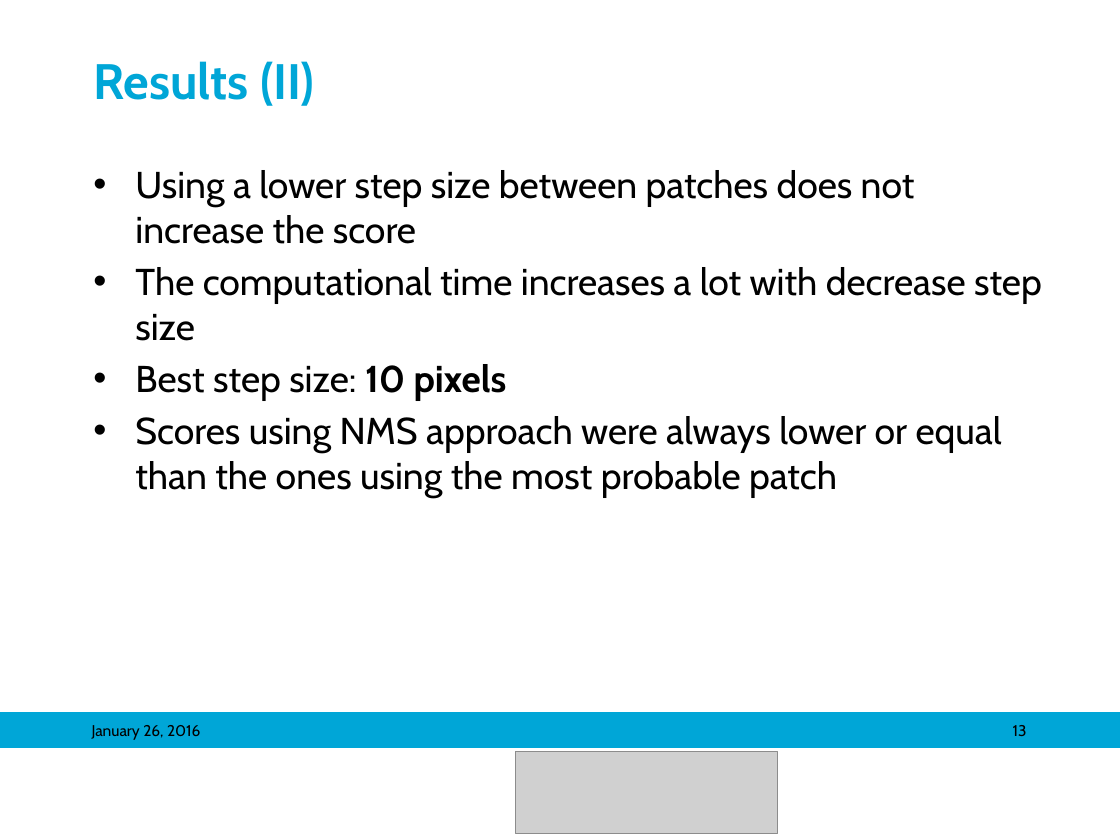
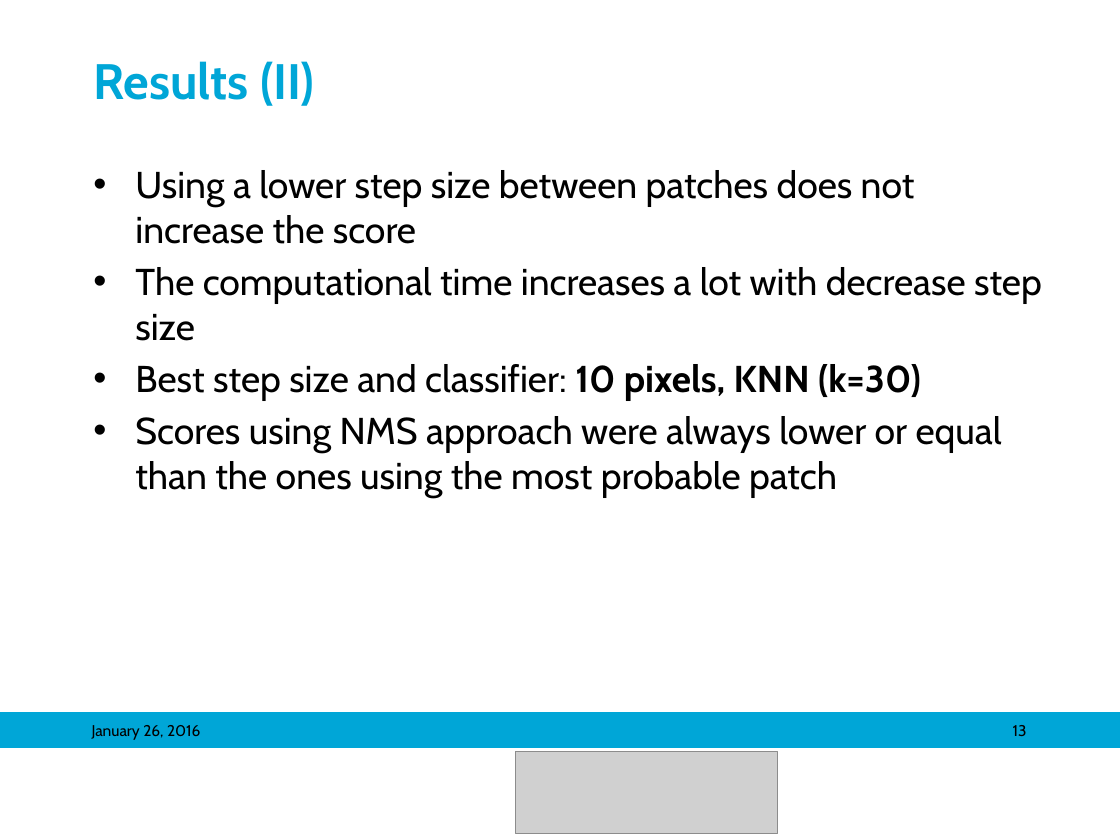
Before and after one commit to mariasv/MM_MedVis_Project, a slide deck: slide 13 of ppt/Object Detection in Medical Images_maria.pptx. Drawn at 1120x840 pixels with LibreOffice and Linux fonts; fonts in the diff are those of the drawing; grey boxes stand for pictures; background and template pictures are left out. Boxes give left, top, right and bottom in pixels: in the first picture for what was removed or moved away, otherwise in the second. Text is boxed around its words. In the diff, an @@ line names an element or a change of style, - is before the commit and + after.

```diff
--- a/ppt/Object Detection in Medical Images_maria.pptx
+++ b/ppt/Object Detection in Medical Images_maria.pptx
@@ text at (135, 364, 921, 400): text changed @@
-• Best step size: 10 pixels
+• Best step size and classifier: 10 pixels, KNN (k=30)
```
Also in this commit, not shown: 8 other slides changed, 1 slide added, 2 slides removed.
